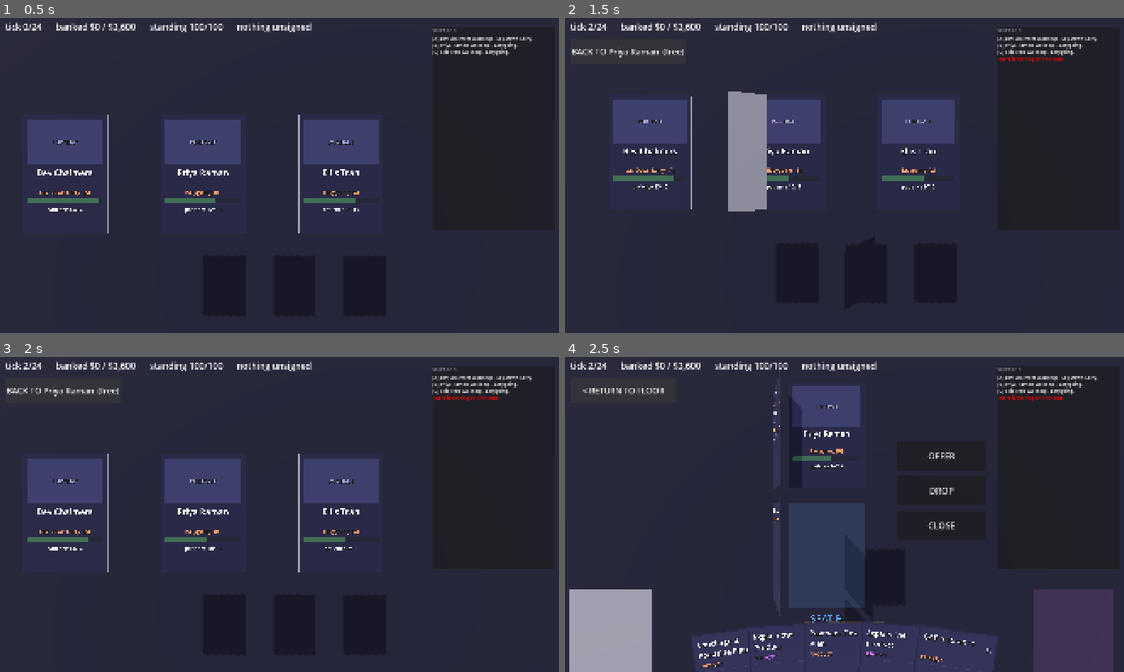
Above: before the commit, frames 1-4 (two rows, left to right).
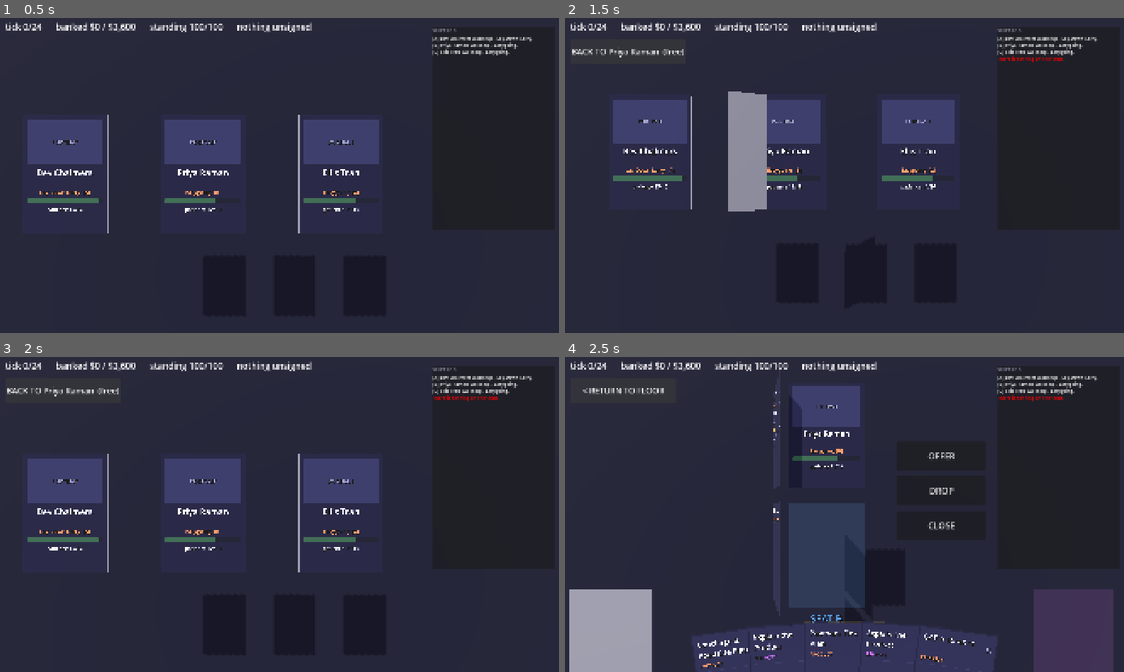
Above: after the commit, the same moments.

Repository: Painkills/RogueDealership
Game: Godot game, scene res://scenes/run.tscn
Same seed, same stepped clock (60 frames per second), same inputs: the game is played once before the commit and once after it.
Inputs (mouse positions are in pixels of both pictures, inside the frame that each line leads up to):
- Up to frame 1 (0.5 s): no input
- Up to frame 2 (1.5 s): tap Enter at 0.5 s; move the mouse to (967, 159) at 0.52 s; hold A (chair_a) 0.53-1.25 s; click (967, 159) at 0.67 s; tap B (chair_b) at 0.8 s; click "< RETURN TO FLOOR" at 1.25 s
- Up to frame 3 (2 s): no input
- Up to frame 4 (2.5 s): click "BACK TO Priya Raman (free)" at 2 s

Frame 1 is identical in both runs. In frame 2, 0.2% of the frame differs, in the area x 4-67%, y 1-55%; in frame 3, 0.2%; in frame 4, less than 0.1%.

Commit message:
feat(shift): walking the floor is free
approach() burned cfg.approach_ticks unless you were returning to
last_customer, so stepping out to check on someone else and coming back
cost 2 of 24 ticks. That made "finish whoever you are with and never
look up" the cheapest play in the game - a tax on precisely the decision
a three-chair floor exists to pose. The clock should measure WORK -
cards, digs, waiting for the door - not distance.

cfg.approach_ticks is now 0 rather than deleted. Free movement is a
tuning decision, not a one-way door, and the field belongs beside
place_ticks and dig_ticks where its siblings already live; deleting one
of a cluster of three would be the odd change, not keeping it.

What did NOT survive is the discount for walking back to last_customer.
An asymmetry that made returning cheaper than leaving IS the shape of
the tunnel vision, so if the charge ever comes back it comes back
uniform. approach() now calls _burn(cfg.approach_ticks, "approach")
unconditionally - _burn() already returns early on n <= 0, so the
default costs nothing and spends no branch on saying so.

ticks_approach stays in the report and in _init's key list. The plan
called for dropping it as a key that could now only ever read 0, but
that is only true while the knob is at 0; with the knob live it is real
again, and a stat that disappears the moment its default changes is
worse than one that honestly reads zero. test_report.gd's key-contract
list is therefore untouched.

Worth stating because the next commits depend on it: the world no
longer advances while you walk. Nothing fires, no patience decays, no
walk-up timer moves. A fuse counted in ticks is now a fuse counted in
units of WORK, which is what will let a customer ask to be left alone
for a few ticks and have that mean "go and do something else" rather
than "stand still".

test_going_back_to_the_same_customer_is_free is replaced by two tests:
walking the floor is free however much you shop around, and the charge
still applies - uniformly, including the walk back - when the knob is
turned up. Both proven to bite: setting approach_ticks to 1 fails
exactly the four free-movement assertions and nothing else; restoring
the last_customer discount fails exactly the one assertion about
walking back.

Suite 2055 -> 2057, drive_shift 262 unchanged, drive_run 27 unchanged.

Co-Authored-By: Claude Opus 5 <noreply@anthropic.com>

Diff:
--- a/game/scripts/model/shift.gd
+++ b/game/scripts/model/shift.gd
@@ -377,8 +377,16 @@
 
 
 func approach(chair: int) -> Result:
-	## Going back to whoever you were last with is free. Only changing your
-	## mind about who to work costs the floor a tick.
+	## Walking is FREE. The clock measures work - cards, digs, waiting for the
+	## door - not distance. Charging a tick to go and look at someone made the
+	## cheapest play "finish whoever you are with and never look up", which is
+	## the exact opposite of a game about deciding who deserves the next tick.
+	##
+	## cfg.approach_ticks survives at 0 rather than being deleted, so the charge
+	## is one number away if free movement turns out to be too loose. What does
+	## NOT survive is the old discount for returning to last_customer: an
+	## asymmetry that made coming back cheaper than going was the shape of the
+	## tunnel vision, so if the charge ever comes back it comes back uniform.
 	if is_over():
 		return Result.new(false, "The floor is closed.")
 	if chair < 0 or chair >= chairs.size():
@@ -389,12 +397,11 @@
 		return Result.new(false, "You are already standing with %s."
 			% chairs[chair].display_name)
 	var c = chairs[chair]
-	var cost: int = 0 if c == last_customer else cfg.approach_ticks
 	at = chair
 	last_customer = c
 	stat["approaches"] = int(stat["approaches"]) + 1
-	if cost > 0:
-		_burn(cost, "approach")
+	# _burn() no-ops on 0, so the default costs nothing and spends no branch.
+	_burn(cfg.approach_ticks, "approach")
 	return Result.new(true, "You walk over to %s." % c.display_name, "move")
 
 
--- a/game/scripts/model/shift_config.gd
+++ b/game/scripts/model/shift_config.gd
@@ -38,7 +38,14 @@
 ## hands that hold no product at all; 2 would fire on ~24% and hand you a second
 ## probe, which is a balance change rather than a guard. 0 disables the bias.
 @export var hand_min_products: int = 1
-@export var approach_ticks: int = 1
+## 0: walking the floor is free, and the clock measures WORK instead of
+## distance. A tick to cross the floor made checking on someone and coming
+## back cost 2 of 24, so the cheapest play was to never look up - a tax on
+## exactly the decision this game is supposed to be about. Kept as a knob
+## rather than deleted: if free movement reads as too loose, the charge is
+## this one number, and it applies uniformly rather than discounting the
+## walk back to whoever you were last with.
+@export var approach_ticks: int = 0
 @export var place_ticks: int = 1
 @export var dig_ticks: int = 1
 @export var failed_offer_patience: int = 1
--- a/game/tests/test_commands.gd
+++ b/game/tests/test_commands.gd
@@ -167,17 +167,35 @@
 	h.eq("and a loss banks as a loss", c.unsigned_margin(), -300)
 
 # -------------------------------------------------------------------- moving
-func test_going_back_to_the_same_customer_is_free() -> void:
-	var s := _shift([&"easygoing", &"easygoing"])
-	s.approach(0)
-	h.eq("the first walk over costs a tick", s.tick, 1)
+func test_walking_the_floor_is_free() -> void:
+	## The clock measures WORK, not distance. Checking on someone else and
+	## coming back used to cost 2 of 24 ticks, which made "finish whoever you
+	## are with and never look up" the cheapest play - a tax on the one decision
+	## this game is supposed to be about.
+	var s := _shift([&"easygoing", &"easygoing"])
+	s.approach(0)
+	h.eq("the first walk over is free", s.tick, 0)
 	s.leave()
-	h.eq("stepping out is free", s.tick, 1)
-	s.approach(0)
-	h.eq("going back is free", s.tick, 1)
+	h.eq("stepping out is free", s.tick, 0)
+	s.approach(1)
+	h.eq("changing your mind is free too", s.tick, 0)
+	s.approach(2)
 	s.leave()
-	s.approach(1)
-	h.eq("changing your mind costs a tick", s.tick, 2)
+	s.approach(0)
+	h.eq("and it stays free however much you shop around", s.tick, 0)
+
+func test_the_approach_charge_is_still_one_number_away() -> void:
+	## approach_ticks survives at 0 rather than being deleted, so free movement
+	## is a tuning decision and not a one-way door. What does NOT survive is the
+	## old discount for walking back to last_customer: an asymmetry that made
+	## returning cheaper than leaving was the shape of the tunnel vision, so if
+	## the charge ever comes back it comes back uniform.
+	var s := _shift([&"easygoing", &"easygoing"], {"approach_ticks": 1})
+	s.approach(0)
+	h.eq("the charge applies when the knob is turned up", s.tick, 1)
+	s.leave()
+	s.approach(0)
+	h.eq("including the walk back to the same person", s.tick, 2)
 
 func test_approaching_who_you_are_already_with_is_refused() -> void:
 	var s := _shift([&"easygoing", &"easygoing"])
Not shown, changed: game/README.md
